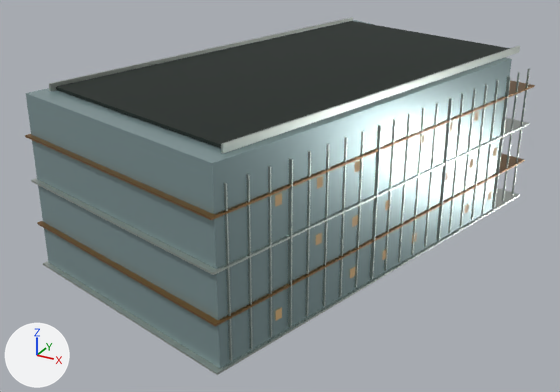
What one commit did to the glTF model landmarks/assets/xiaomi-shenzhen.glb.
Both versions are drawn from a camera (50 mm lens) standing at (65.1, -124.8, 77.5) and looking at (-2.5, -1.9, 16.1). Lighting does not change. The marker at lower left points along +X, +Y and +Z. The first picture is the older version. Vertices at exactly the same position are counted once.

The first picture shows 'envelope', 'fins', 'floor_bands', 'floor_bands.001', 'night_windows', 'parapet', 'roof_deck'.
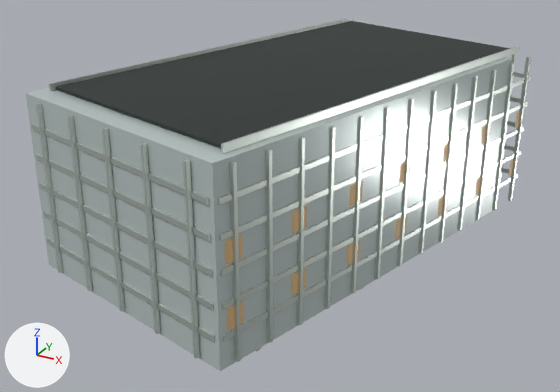
What differs and where, as boxes (x1, y1, x2, y2) in the pictures (560 x 392 px; the box of a moved part takes in the faces that stretch with it):
'envelope', recoloured, surface changed (grey to light grey)
    both: (26, 20, 512, 368)
'fins', reshaped
    before: (224, 69, 530, 361)
    after: (36, 54, 531, 362)
'floor_bands', reshaped
    before: (31, 118, 530, 375)
    after: (31, 72, 531, 341)
'floor_bands.001', deleted
    before: (25, 80, 535, 327)
'night_windows', reshaped
    before: (275, 111, 497, 320)
    after: (225, 111, 524, 330)
part 2 of me_fins, moved or reshaped
    before: (511, 69, 530, 196)
    after: (508, 57, 531, 201)
part 3 of me_fins, moved or reshaped
    before: (502, 72, 520, 202)
    after: (492, 63, 514, 210)
part 4 of me_fins, moved or reshaped
    before: (471, 85, 487, 220)
    after: (475, 69, 496, 220)
part 5 of me_fins, moved or reshaped
    before: (460, 89, 476, 226)
    after: (457, 76, 478, 231)
part 6 of me_fins, moved or reshaped
    before: (448, 94, 464, 233)
    after: (438, 83, 458, 242)
part 7 of me_fins, moved or reshaped
    before: (424, 103, 438, 248)
    after: (418, 90, 437, 254)
part 8 of me_fins, moved or reshaped
    before: (398, 114, 410, 263)
    after: (397, 98, 414, 266)
part 9 of me_fins, moved or reshaped
    before: (384, 119, 396, 271)
    after: (374, 107, 390, 280)
part 10 of me_fins, moved or reshaped
    before: (355, 131, 364, 288)
    after: (350, 116, 364, 294)
part 11 of me_fins, moved or reshaped
    before: (323, 144, 330, 307)
    after: (324, 126, 335, 309)
part 12 of me_fins, moved or reshaped
    before: (306, 151, 311, 317)
    after: (297, 137, 305, 325)
part 13 of me_fins, moved or reshaped
    before: (268, 166, 272, 338)
    after: (266, 149, 273, 343)
part 14 of me_fins, moved or reshaped
    before: (224, 183, 232, 361)
    after: (229, 161, 241, 362)
part 15 of me_fins, moved or reshaped
    before: (481, 80, 499, 214)
    after: (499, 54, 516, 189)
part 16 of me_fins, deleted
    before: (247, 76, 511, 349)
part 17 of me_fins, added
    after: (36, 103, 200, 359)

Edits to the bpy script that builds the scene:
```text
Change mat_glass:
    mat_glass.base_color: (0.27, 0.381, 0.392) -> (0.558, 0.644, 0.631)  # grey #8ea6a8 -> light grey #c5d2d0
    mat_glass.roughness: 0.24 -> 0.16
Change me_fins:
    remove me_fins.from_pydata(...)  # 336 vertices, 504 faces; spans x -33.4..34.7, y -44.6..49.2, z 9.0..37.4
    add me_fins.from_pydata(...)  # 288 vertices, 432 faces; spans x -33.5..34.7, y -46.0..50.6, z 8.5..40.1
    me_fins part 2: the loose piece of 8 vertices spanning x 34.3..34.7, y 36.6..36.9, z 9.0..37.4 is scaled about its middle by (2.1, 2.71, 1.11), then moved by (-0.2, -1.3, 1.1)
    me_fins part 3: the loose piece of 8 vertices spanning x 33.2..33.6, y 32.6..32.9, z 9.0..37.4 is scaled about its middle by (2.1, 2.71, 1.11), then moved by (-0.8, -3.8, 1.1)
    me_fins part 4: the loose piece of 8 vertices spanning x 29.9..30.3, y 20.4..20.7, z 9.0..37.4 is scaled about its middle by (2.1, 2.71, 1.11), then moved by (0.7, 1.8, 1.1)
    me_fins part 5: the loose piece of 8 vertices spanning x 28.8..29.2, y 16.3..16.6, z 9.0..37.4 is scaled about its middle by (2.1, 2.71, 1.11), then moved by (0.0, -0.7, 1.1)
    me_fins part 6: the loose piece of 8 vertices spanning x 27.7..28.1, y 12.3..12.6, z 9.0..37.4 is scaled about its middle by (2.1, 2.71, 1.11), then moved by (-0.7, -3.2, 1.1)
    me_fins part 7: the loose piece of 8 vertices spanning x 25.5..25.9, y 4.1..4.4, z 9.0..37.4 is scaled about its middle by (2.1, 2.71, 1.11), then moved by (-0.2, -1.6, 1.1)
    me_fins part 8: the loose piece of 8 vertices spanning x 23.4..23.7, y -4.0..-3.7, z 9.0..37.4 is scaled about its middle by (2.1, 2.71, 1.11), then moved by (0.2, 0.0, 1.1)
    me_fins part 9: the loose piece of 8 vertices spanning x 22.3..22.7, y -8.1..-7.8, z 9.0..37.4 is scaled about its middle by (2.1, 2.71, 1.11), then moved by (-0.5, -2.5, 1.1)
    me_fins part 10: the loose piece of 8 vertices spanning x 20.1..20.5, y -16.2..-15.9, z 9.0..37.4 is scaled about its middle by (2.1, 2.71, 1.11), then moved by (-0.1, -1.0, 1.1)
    me_fins part 11: the loose piece of 8 vertices spanning x 17.9..18.3, y -24.3..-24.0, z 9.0..37.4 is scaled about its middle by (2.1, 2.71, 1.11), then moved by (0.3, 0.6, 1.1)
    me_fins part 12: the loose piece of 8 vertices spanning x 16.8..17.2, y -28.4..-28.1, z 9.0..37.4 is scaled about its middle by (2.1, 2.71, 1.11), then moved by (-0.3, -1.9, 1.1)
    me_fins part 13: the loose piece of 8 vertices spanning x 14.6..15.0, y -36.5..-36.2, z 9.0..37.4 is scaled about its middle by (2.1, 2.71, 1.11), then moved by (0.1, -0.4, 1.1)
    me_fins part 14: the loose piece of 8 vertices spanning x 12.5..12.8, y -44.6..-44.3, z 9.0..37.4 is scaled about its middle by (2.1, 2.71, 1.11), then moved by (0.5, 1.2, 1.1)
    me_fins part 15: the loose piece of 8 vertices spanning x 31.0..31.4, y 24.4..24.7, z 9.0..37.4 is scaled about its middle by (1.68, 2.96, 1.11), then moved by (-0.8, 15.8, 1.1)
    me_fins part 16: 11 loose pieces with 88 vertices, spanning x -30.4..32.7, y -40.5..41.2, z 9.0..37.4, are deleted
    me_fins part 17: 40 vertices added at x -29.5..7.7, y -46.0..-35.4, z 8.5..40.1
    other edits to the shape of me_fins do not show in these pictures
Change me_floor_bands:
    remove me_floor_bands.from_pydata(...)  # 16 vertices, 24 faces; spans x -34.3..35.5, y -47.4..52.1, z 8.1..25.1
    add me_floor_bands.from_pydata(...)  # 160 vertices, 240 faces; spans x -33.6..34.8, y -46.4..51.0, z 13.0..35.6
    me_floor_bands part 1: the whole mesh is rebuilt
Change me_night_windows:
    remove me_night_windows.from_pydata(...)  # 144 vertices, 72 faces; spans x -30.7..32.0, y -35.2..39.8, z 11.4..32.7
    add me_night_windows.from_pydata(...)  # 112 vertices, 56 faces; spans x -33.2..34.5, y -44.7..49.4, z 14.4..28.8
    me_night_windows part 18: the whole mesh is rebuilt
Remove ob_floor_bands_001:
    ob_floor_bands_001 = bpy.data.objects.new('floor_bands.001', me_floor_bands_001)
```
